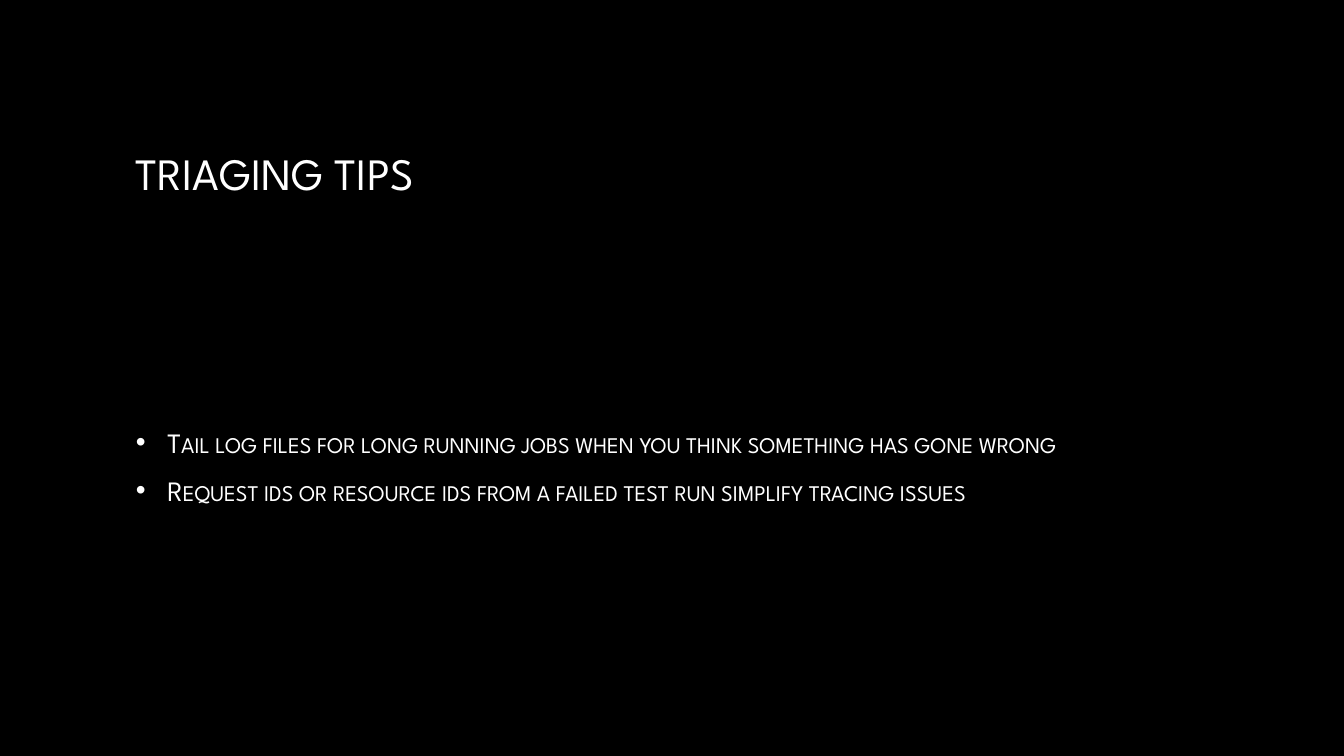
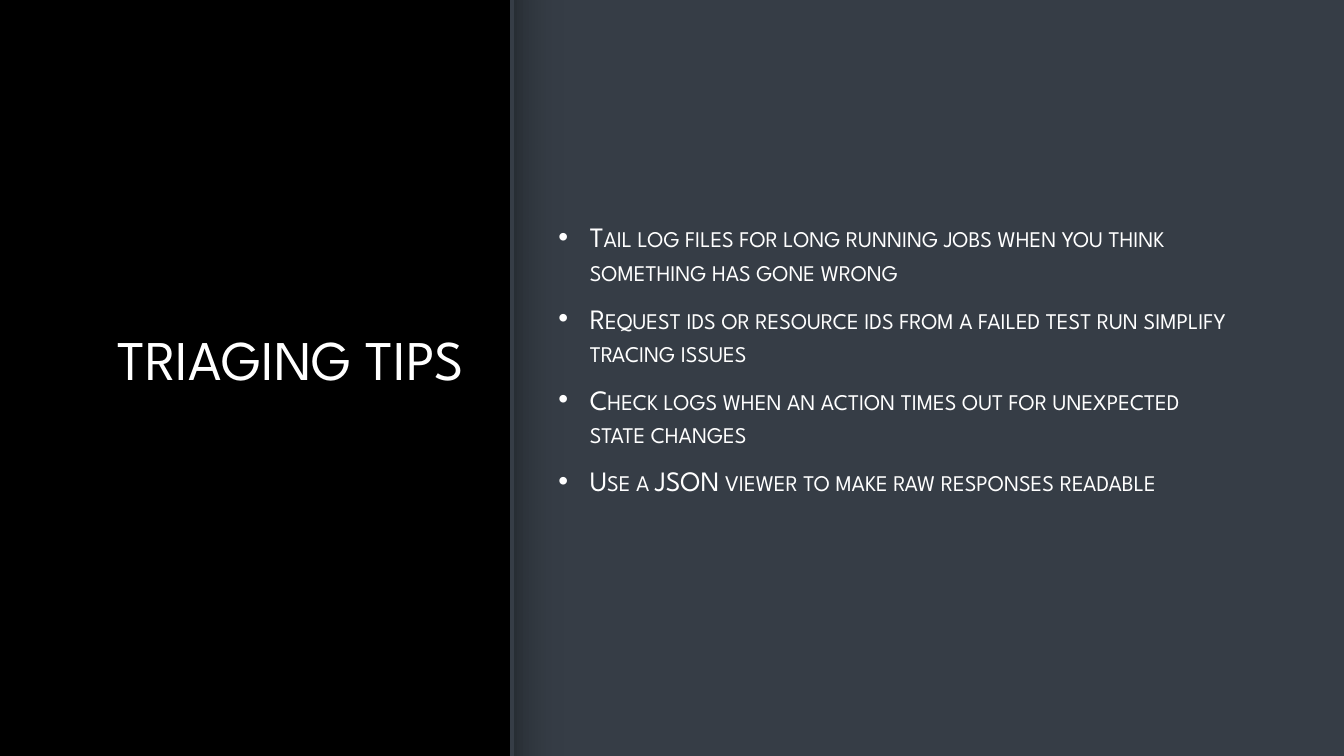
Before and after one commit to dwalleck/opencafe-training, a slide deck: slide 23 of OpenCafeTraining-Part2.pptx. Drawn at 1344x756 pixels with LibreOffice and Linux fonts; fonts in the diff are those of the drawing; background and template pictures are left out. Boxes give left, top, right and bottom in pixels: in the first picture for what was removed or moved away, otherwise in the second. Text is boxed around its words. In the diff, an @@ line names an element or a change of style, - is before the commit and + after.

```diff
--- a/OpenCafeTraining-Part2.pptx
+++ b/OpenCafeTraining-Part2.pptx
@@ rectangle added at (511,0,1344,756), fill #363D46 @@
@@ rectangle added at (512,0,563,756), fill gradient #363D46 to #282E35 @@
@@ line added from (512, 0) to (512, 756), #282E35 3 pt @@
@@ title "TRIAGING TIPS": place and size @@
-title "TRIAGING TIPS" at (136,160,414,191)
+title "TRIAGING TIPS" at (117,342,464,381)
@@ title "TRIAGING TIPS" at (117,342,464,381): size 32 to 40 pt @@
@@ text "Tail log files for long ...": place and size @@
-text "Tail log files for long ..." at (215,438,1056,502)
+text "Tail log files for long ..." at (590,232,1226,492)
@@ text at (590,232,1226,363): text colour gradient #FFFFFF to #BFBFBF to #FFFFFF in "Tail log files for long running jobs ...", "Request ids or resource ids from a ..." @@
@@ text at (590,395,1180,492): paragraphs added @@
+• Check logs when an action times out for unexpected state changes
+• Use a JSON viewer to make raw responses readable
```
Also in this commit, not shown: 2 other slides changed.
